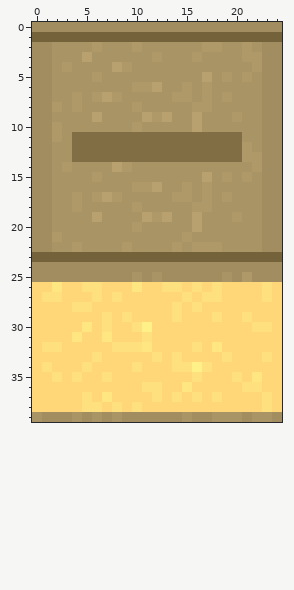
A pixel-art sprite gets an edit: src/images/yellow_wall_horizontal.png. Above, as it was before the edit.
The file is 25x40 pixels. Colours within 5 levels of each other are drawn and written as one.
New version:
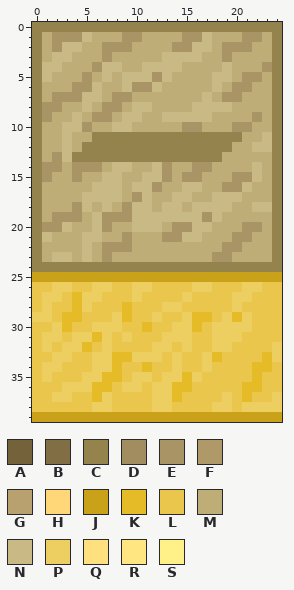
Palette (. is transparent): A #74623a  B #816e45  C #95834d  D #a18d60  E #a99465  F #af9969  G #b8a16e  H #ffd678  J #c9a219  K #e5bb27  L #eac74c  M #bfad77  N #c9b985  P #edce61  Q #ffe07e  R #ffe681  S #fff188
From old to new:
@@ x 0..24 @@
- 0 DDDDDDDDDDDDDDDDDDDDDDDDD
- 1 AAAAAAAAAAAAAAAAAAAAAAAAA
- 2 DDEEEEFEEEFEEEEEEFFEEFEDD
- 3 DDEEEGEEEEEEFEEEFEEEEFFDD
- 4 DDEFEEEEGFEEEEEEEEEEEEFDD
- 5 DDEEEEFEEEEEEEEEEGEFEFEDD
- 6 DDEEEEEEEEFFGEEFEFEEEEEDD
- 7 DDEEFEFGFEEEEEFFEFEFEEEDD
- 8 DDFEFEEEEEFEEEEEFFEEEEEDD
- 9 DDEEEEGEEEEGFGEEGEEEFEEDD
-10 DDFEEEEEEEFEEEEEGEEEEEEDD
-11 DDFEBBBBBBBBBBBBBBBBBEEDD
-12 DDEEBBBBBBBBBBBBBBBBBFEDD
-13 DDEEBBBBBBBBBBBBBBBBBFFDD
-14 DDEFEEEEGFEEEEEEEEEEEEFDD
-15 DDEEEEFEEEEEEEEEEGEFEFEDD
-16 DDEEEEEEEEFFGEEFEFEEEEEDD
-17 DDEEFEFGFEEEEEFFEFEFEEEDD
-18 DDEEFEEEEEFEEEEEFFEEEEEDD
-19 DDEEEEGEEEEGFGEEGEEEFEEDD
-20 DDEEEEEEEEFEEEEEGEEEEEEDD
-21 DDFEEEEEEEEEEEEFEEEEEEEDD
-22 DDEEFEEEEFEEEEFEFFFEEEEDD
-23 AAAAAAAAAAAAAAAAAAAAAAAAA
-24 DDDDDDDDDDDDDDDDDDDDDDDDD
-25 DDDDDDDDDDEDEDDDDDDEDFDDD
-26 HHRHHQQHHHRHHQQHQHQHHHHQH
-27 HQQHHHQHQHHHHHHQHQQHHHHQH
-28 HHHHQQHHHHHHHHQHQHHHHHHHH
-29 HHHHHHHQHQHHHHQHHHQHHQHHH
-30 HHHHHRHQHHQSHHHHHHHHHHQQH
-31 HHHHRHHRHHHQHHHHHHHHHHHHH
-32 HQQHHHHHQQQRHHHHQHRHHHHHH
-33 HHHHHHQHHHHHQHQHHHHQHHHQH
-34 HQHHHQHHHHQHHHQQSQHHHHHHH
-35 HHQHQHHQHHHHHHHHQHHHQHRHH
-36 HHHHHHHHHHHQQHHRHHHHHQQHH
-37 HHHHHQHRHHHHQHQHQHQHHHHQH
-38 HHHHHQQHQHQHHHHHHHHHHHHQH
-39 EDDDEDEDEDDDDDDEDDEEEDEED
+ 0 CCCCCCCCCCCCCCCCCCCCCCCCC
+ 1 CMEEENMMMEEMMMMEENMMMEEMC
+ 2 CMENNMMEEEMMMMEENNMEEEMMC
+ 3 CMNNMMMEMMMMMNNNNMMEMMMMC
+ 4 CNNMMMENNMMNNNNMMMMNMMMEC
+ 5 CNMMMEMNMNNNENMMMMNNMEEMC
+ 6 CMMMEENMMNEENMMMMMNMEEMMC
+ 7 CMEEENNMEEMMMMMMMNMEEMMMC
+ 8 CEEMMNMEEMNNMMMMNNNNMMMMC
+ 9 CEMMNMEEMNNMMNNNNNMMMMEMC
+10 CMMNNEMMNNMMMMMEEMMMEEMMC
+11 CMMNMMCCCCCCCCCCCCCCCMMNC
+12 CMMNMCCCCCCCCCCCCCCCMMNNC
+13 CMENCCCCCCCCCCCCCCCMMMMMC
+14 CEEMEEEMNNMMNEMMEEMMMMNMC
+15 CEMMEMMNNMMNNEMEEMMMEENMC
+16 CMMMMMNNNMNNEMMNNMMEENMMC
+17 CMMMMNNNNMENMMNNMMNNNMMMC
+18 CMMMENMNMENNMNNMNNNNMMNNC
+19 CMEEEMNEEENNNNNNNENMMMMMC
+20 CEENMMNEMMNNNMEENNMMMEEMC
+21 CNMMMNNMMEMMMEENNMMMEEMMC
+22 CMMMMNMEEEMMMMMMMMMEEMMMC
+23 CMNNMNMEMMMMMMMMMMEEMMMMC
+24 CCCCCCCCCCCCCCCCCCCCCCCCC
+25 JJJJJJJJJJJJJJJJJJJJJJJJJ
+26 LLPPLLPPLLPPLLLLPPLLLPPLL
+27 LPPLKPPLLLPLLLLPLLLLPPLLL
+28 LPLLKPLLLKLLLPPLLLLLPLLLL
+29 PPLKKLLLPKLLPLLPKKLPKPLLL
+30 LLPKLLPPPLLKLLPPKLPPPPLLL
+31 LPPLPPKPLPLLLPPPLLPPPLLLL
+32 LPLPPKLPLLLLPPLPLLPPLLLLP
+33 LLPPLLPPKKPPPLPLLPKLLLLKP
+34 LPPLLLPPKLLKLLPLLPLLLLKKL
+35 LPLLLPPKKLPPLPPKPLLLLLKLL
+36 LLLPPPKKLPPLPPKKLLLLLKKLL
+37 LLPPLLKPLLLLPPKLLLLPLKLLP
+38 LLLLLLPPLLLLPPLLLLPPLPPPP
+39 JJJJJJJJJJJJJJJJJJJJJJJJJ
